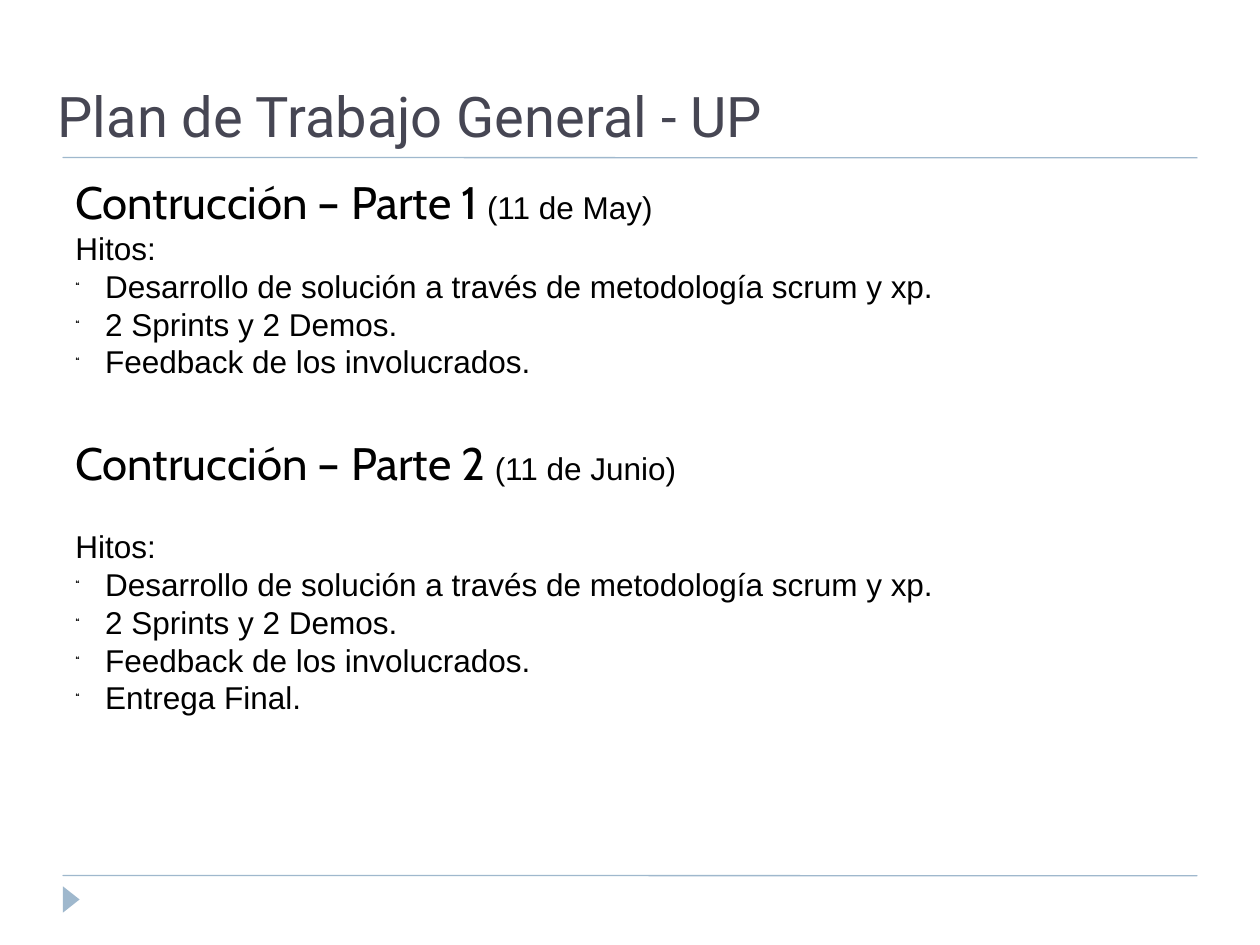
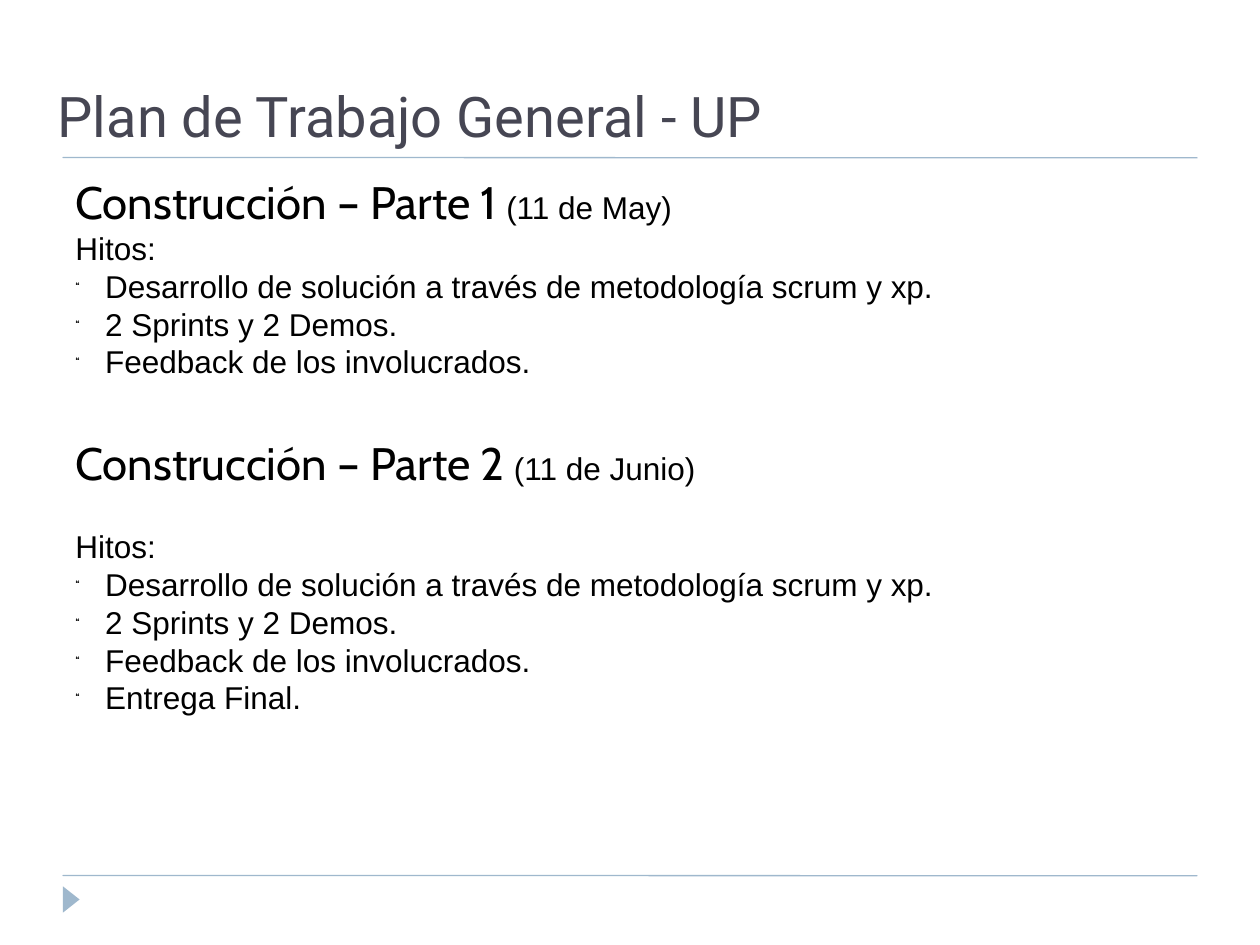
Before and after one commit to LeFranck/Desarrollo-de-Software, a slide deck: slide 14 of Presentaciones/Plantilla Visión y Alcances_v3.ppt. Drawn at 1260x945 pixels with LibreOffice and Linux fonts; fonts in the diff are those of the drawing. Boxes give left, top, right and bottom in pixels: in the first picture for what was removed or moved away, otherwise in the second. Text is boxed around its words. In the diff, an @@ line names an element or a change of style, - is before the commit and + after.

Commit message:
correcciones finales presentacion

```diff
--- a/Presentaciones/Plantilla Visión y Alcances_v3.ppt
+++ b/Presentaciones/Plantilla Visión y Alcances_v3.ppt
@@ text at (75,186,672,225): text changed @@
-Contrucción – Parte 1 (11 de May)
+Construcción – Parte 1 (11 de May)
@@ text at (75,447,696,486): text changed @@
-Contrucción – Parte 2 (11 de Junio)
+Construcción – Parte 2 (11 de Junio)
```
